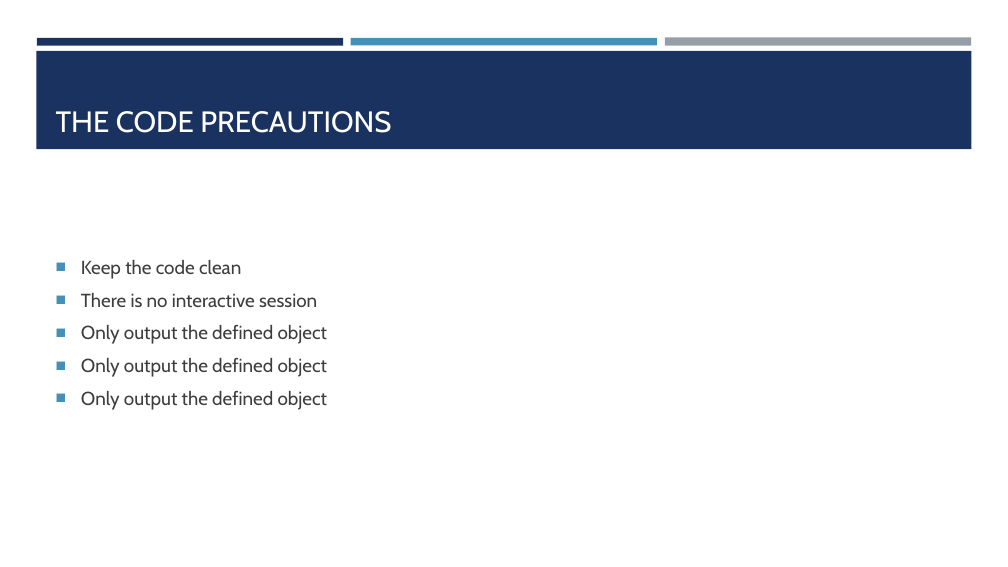
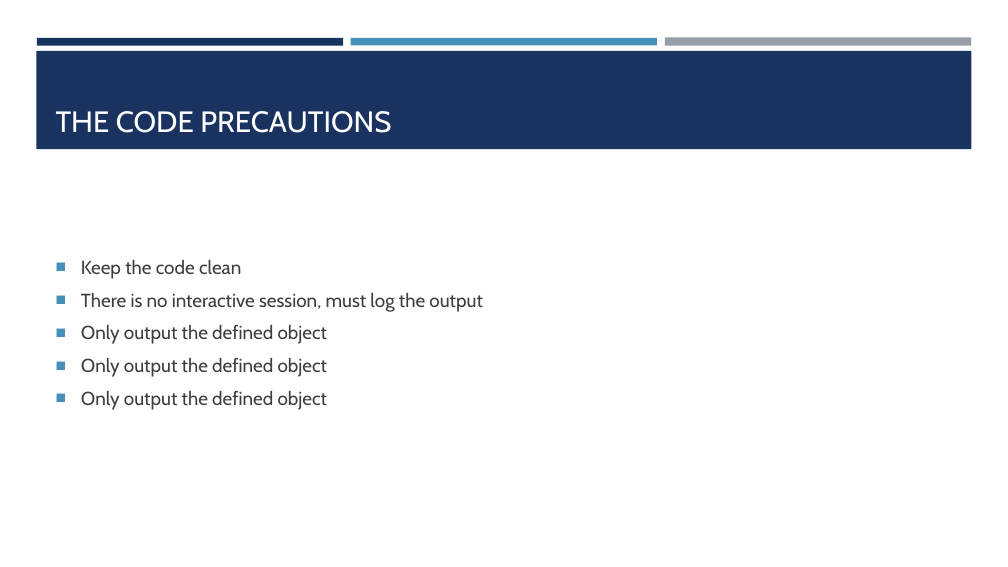
Before and after one commit to dustindortch/ConferencePresentations2019, a slide deck: slide 11 of PowerShell Identity Automation with MIM/PowerShell Identity Automation with MIM.pptx (slide 8 before the commit). Drawn at 1008x567 pixels with LibreOffice and Linux fonts; fonts in the diff are those of the drawing; background and template pictures are left out. Boxes give left, top, right and bottom in pixels: in the first picture for what was removed or moved away, otherwise in the second. Text is boxed around its words. In the diff, an @@ line names an element or a change of style, - is before the commit and + after.

```diff
--- a/PowerShell Identity Automation with MIM/PowerShell Identity Automation with MIM.pptx
+++ b/PowerShell Identity Automation with MIM/PowerShell Identity Automation with MIM.pptx
@@ text at box(81, 293, 482, 312): text changed @@
-■ There is no interactive session
+■ There is no interactive session, must log the output
```
Also in this commit, not shown: 1 other slide changed, 4 slides added.
